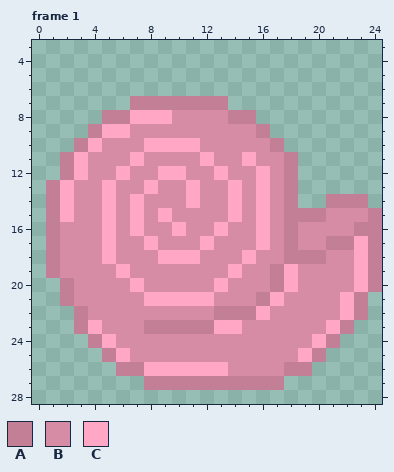
One commit to this pixel-art file: Assets/Sprites/shealth_pickup_new.aseprite. Above: the version before the commit.
25x35 pixels, 4 frames. Colours within 5 levels of each other are drawn and written as one. Shown: frame 1: x 0..24, y 3..28. The commit also changed other frames, which this record leaves out.
Palette (. is transparent): A #c27f95  B #d68ca4  C #ffa7c4
Pixels before, frame 1, first column x 1:
 7 ......AAAAAAA...........
 8 ....AACCCBBBBAA.........
 9 ...ACCBBBBBBBBBA........
10 ..ACBBBCCCCBBBBBA.......
11 .ACBBBCBBBBCBBCBBA......
12 .ACBBCBBCCBBCBBCBA......
13 ACBBCBBCBBCBBCBCBA......
14 ACBBCBCBBBCBBCBCBA..AAA.
15 ACBBCBCBCBBBBCBCBAAABBBA
16 ABBBCBCBBCBBCBBCBABBBBAA
17 ABBBCBBCBBBCBBBCBABBAACA
18 ABBBCBBBCCCBBBCBBAAABBCA
19 ABBBBCBBBBBBBCBBACBBBBCA
20 .ABBBBCBBBBBCBBBACBBBBCA
21 .ABBBBBCCCCCBBBACBBBBCA.
22 ..ABBBBBBBBBAAACBBBBBCA.
23 ..ACBBBAAAAACCBBBBBBCA..
24 ...ACBBBBBBBBBBBBBBCA...
25 ....ACBBBBBBBBBBBBCA....
26 .....AACCCCCCBBBBAA.....
27 .......AAAAAAAAAA.......
The result:
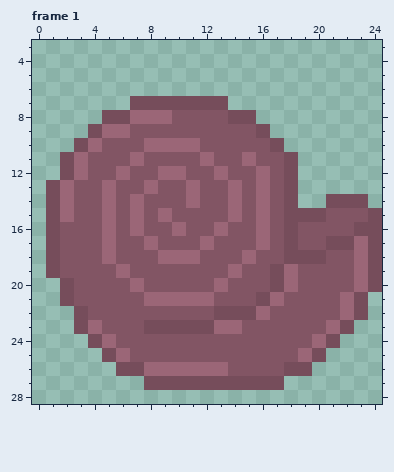
Diff:
colour A: #c27f95 -> #764d5b
colour B: #d68ca4 -> #825564
colour C: #ffa7c4 -> #9b6677
